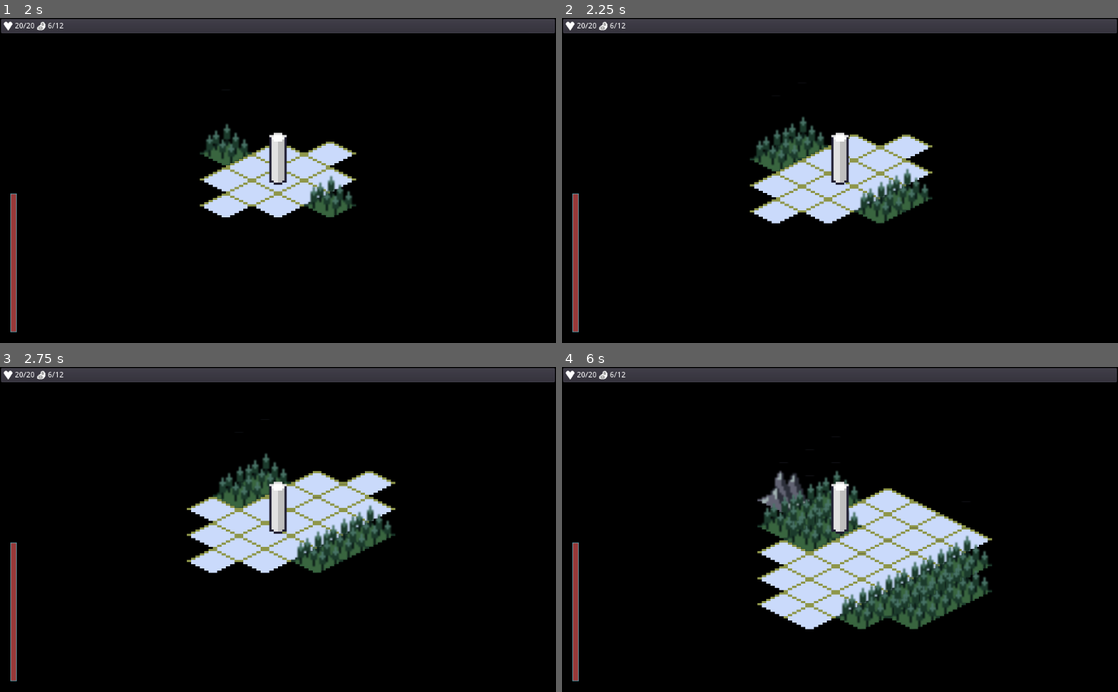
Above: before the commit, frames 1-4 (two rows, left to right).
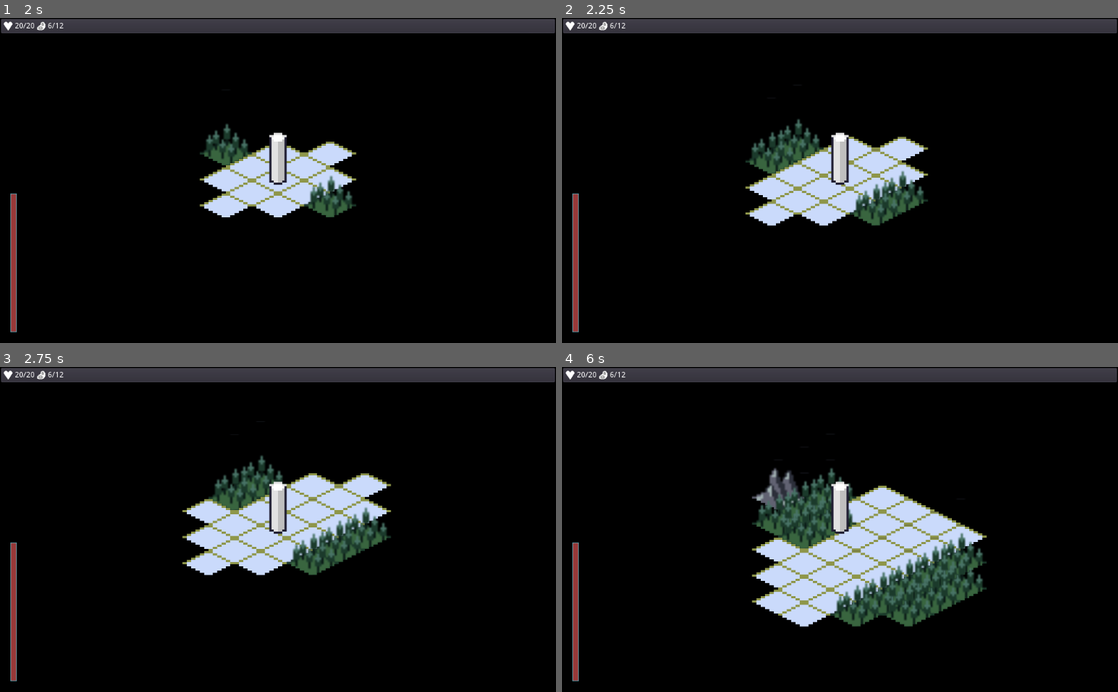
Above: after the commit, the same moments.

Repository: ZeeHatcher/project-forgotten
Game: Godot game, scene res://scenes/start_screen/start_screen.tscn
Two runs of this game, one before a commit and one after it. Both use one fixed random seed, a clock stepped at 60 frames per second and the inputs below.
Inputs (mouse positions are in pixels of both pictures, inside the frame that each line leads up to):
- Up to frame 1 (2 s): tap Enter (ui_accept) at 0.5, 0.77 s; move the mouse to (400, 164) at 0.52 s; hold D (move_right) 0.53-1.25 s; click (400, 164) at 0.67 s; click "Start" at 1.25 s
- Up to frame 2 (2.25 s): tap Enter (ui_accept) at 2 s; move the mouse to (728, 196) at 2.02 s; hold S (move_down) from 2.03 s (still down)
- Up to frame 3 (2.75 s): keep holding S (move_down); tap Enter (ui_accept) at 2.27 s
- Up to frame 4 (6 s): move the mouse to (895, 458) at 2.77 s; release S (move_down) at 2.78 s; hold D (move_right) 2.78-3.53 s; move the mouse to (812, 594) at 3.52 s; hold W (move_up) 3.53-4.28 s; click (812, 594) at 3.67 s; tap Enter (ui_accept) at 3.77, 4.52, 5.27 s; move the mouse to (1006, 578) at 4.27 s; hold A (move_left) 4.28-5.78 s; move the mouse to (673, 480) at 5.02 s; move the mouse to (867, 529) at 5.77 s; hold S (move_down) from 5.78 s (still down); click (867, 529) at 5.92 s

Frame 1 is identical in both runs. In frame 2, 3.1% of the frame differs, in the area x 33-67%, y 30-64%; in frame 3, 3.7%; in frame 4, 7.7%, in the area x 34-78%, y 30-81%.

Commit message:
feat: remove player move animation

Diff:
--- a/entities/player/player.gd
+++ b/entities/player/player.gd
@@ -16,6 +16,7 @@
 
 var _save
 
+export(float, 1, 5, 0.5) var speed := 3
 export(Resource) var health
 export(Resource) var food
 export(Resource) var inventory
@@ -24,6 +25,8 @@
 onready var _ray := $CollisionRay
 onready var _tween := $Tween
 onready var _tick_timer := $TickTimer
+onready var _animation_duration := 1.0 / speed
+
 onready var target_position := global_position
 
 
@@ -69,7 +72,7 @@
 	target_position = position + dir
 	_tween.interpolate_property(self, "position",
 		position, position + dir,
-		0.5, Tween.TRANS_SINE, Tween.EASE_OUT)
+		_animation_duration)
 	_tween.start()
 
 
--- a/entities/player/player.tscn
+++ b/entities/player/player.tscn
@@ -12,6 +12,7 @@
 
 [node name="Player" type="Node2D"]
 script = ExtResource( 2 )
+speed = 2.0
 health = ExtResource( 4 )
 food = ExtResource( 3 )
 inventory = ExtResource( 5 )
--- a/test.tscn
+++ b/test.tscn
@@ -115,6 +115,7 @@
 
 [node name="Player" parent="." instance=ExtResource( 2 )]
 position = Vector2( 0, 6 )
+speed = 3.0
 
 [node name="RemoteTransform2D" type="RemoteTransform2D" parent="Player"]
 remote_path = NodePath("../../Camera2D")
